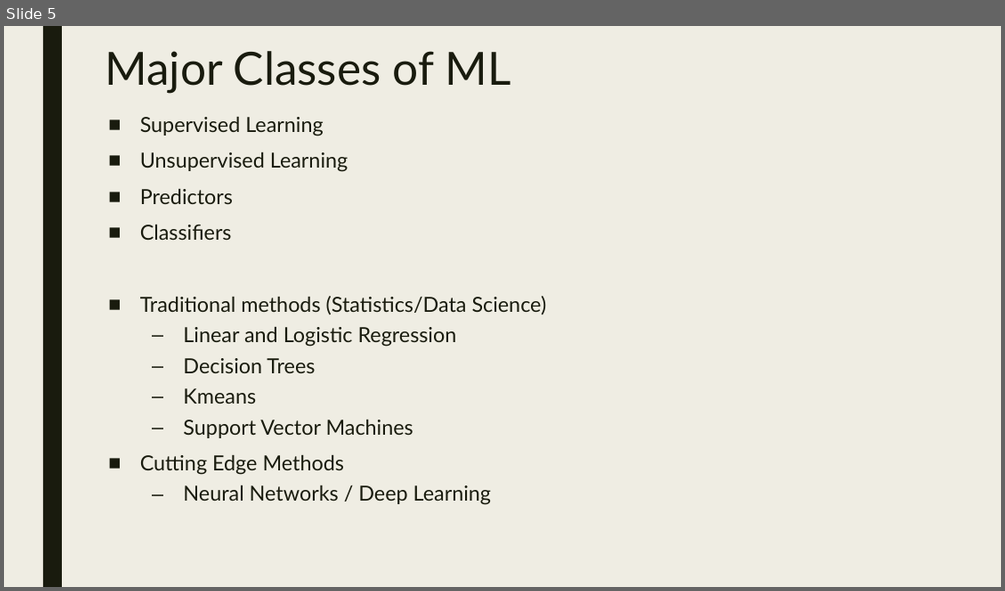
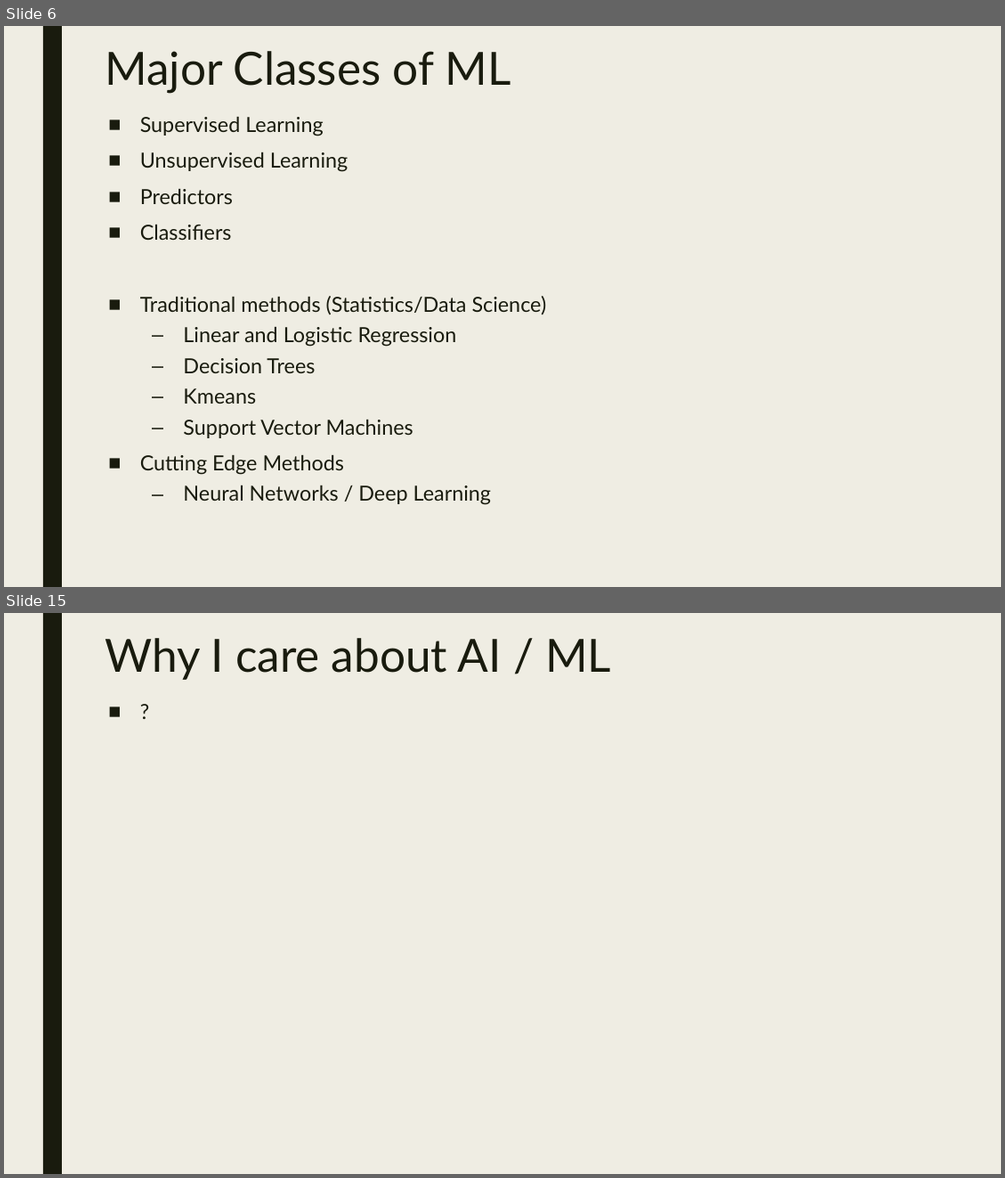
Before and after one commit to dougfoo/machineLearning, a slide deck: talks/MachineLearning101.pptx. Shown one above the other, each under a label of ours: slide 5 before the commit, slides 6 and 15 after it; the slides between them are not shown. The pictures are 1005x591 and 1005x1178 pixels, drawn with LibreOffice and Linux fonts; fonts in the diff are those of the drawing. Boxes give left, top, right and bottom in pixels: in the first picture for what was removed or moved away, otherwise in the second. Text is boxed around its words. In the diff, an @@ line names an element or a change of style, - is before the commit and + after.

```diff
--- a/talks/MachineLearning101.pptx
+++ b/talks/MachineLearning101.pptx
@@ slide 15 added at <box>4,613,1001,1174</box>, background #EFEDE3; not listed: 1 template element that a slide beside it also shows @@
@@ title added at <box>105,638,611,680</box>, 44 pt, text #191B0E @@
+Why I care about AI / ML
@@ text added at <box>101,697,964,1135</box>, 20 pt, text #191B0E @@
+■ ?
@@ what was slide 5 is now slide 6 @@
```
Also in this commit, not shown: 2 slides changed, 9 other slides added.
